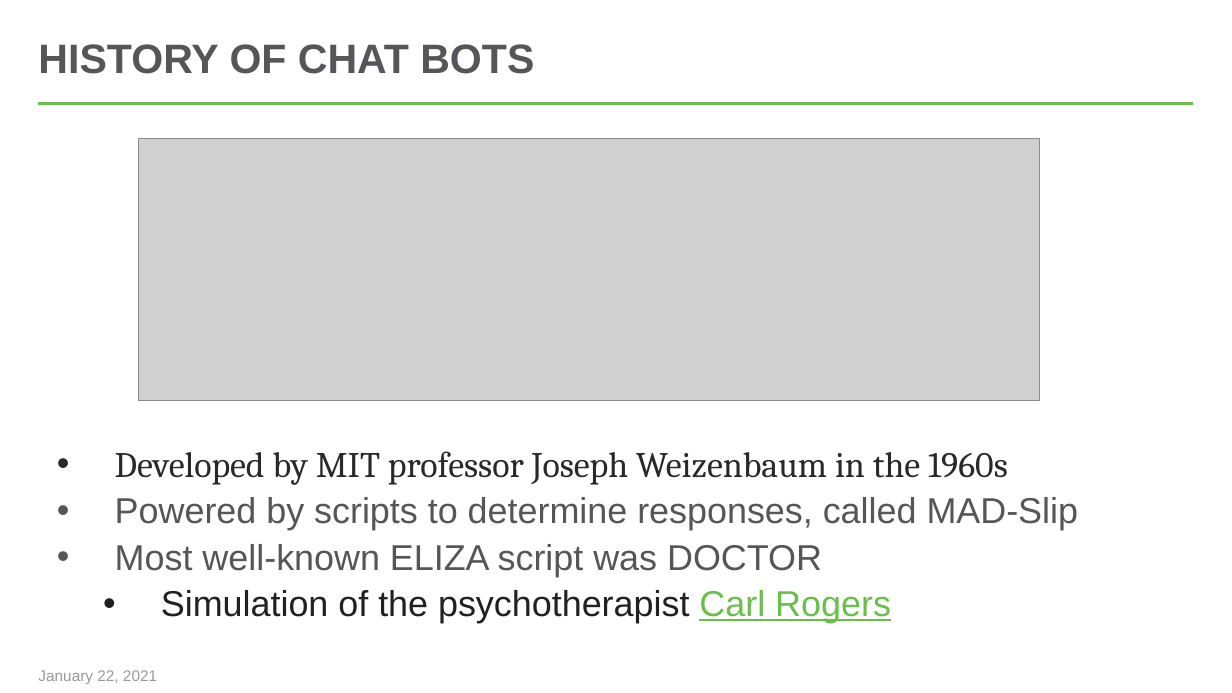
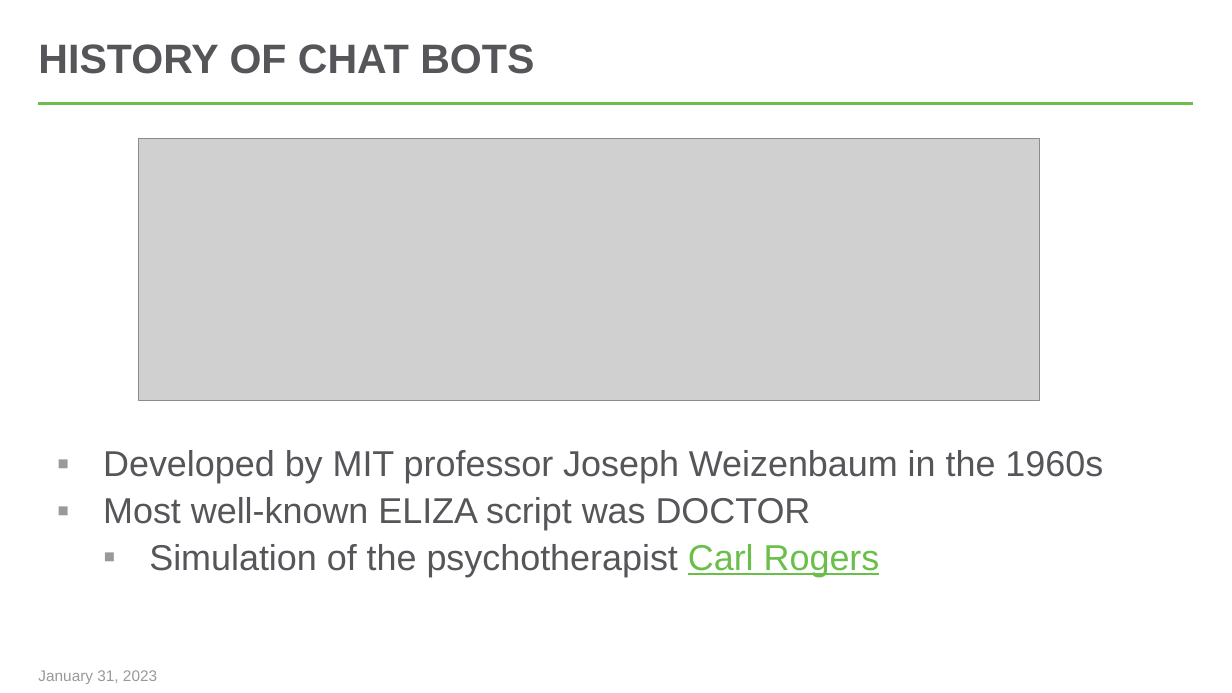
Before and after one commit to hytechclub/py-201, a slide deck: slide 4 of DiscordBot/ChatBotIntro.pptx (slide 3 before the commit). Drawn at 1232x693 pixels with LibreOffice and Linux fonts; fonts in the diff are those of the drawing; grey boxes stand for pictures. Boxes give left, top, right and bottom in pixels: in the first picture for what was removed or moved away, otherwise in the second. Text is boxed around its words. In the diff, an @@ line names an element or a change of style, - is before the commit and + after.

```diff
--- a/DiscordBot/ChatBotIntro.pptx
+++ b/DiscordBot/ChatBotIntro.pptx
@@ text "Developed by MIT professor Joseph ..." at <box>103,450,1103,577</box>: font Cambria to Arial, text colour #292929 to #56565A in "Developed by MIT professor Joseph Weizenbaum in ..."; text colour #202122 to #56565A in "Simulation of the psychotherapist"; bullet • to ▪ @@
@@ text at <box>115,497,1079,530</box>: paragraph removed @@
-• Powered by scripts to determine responses, called MAD-Slip
@@ text at <box>38,670,157,684</box>: text changed @@
-January 22, 2021
+January 31, 2023
```
Also in this commit, not shown: 1 other slide changed, 1 slide added, 2 slides removed, 1 other file.
